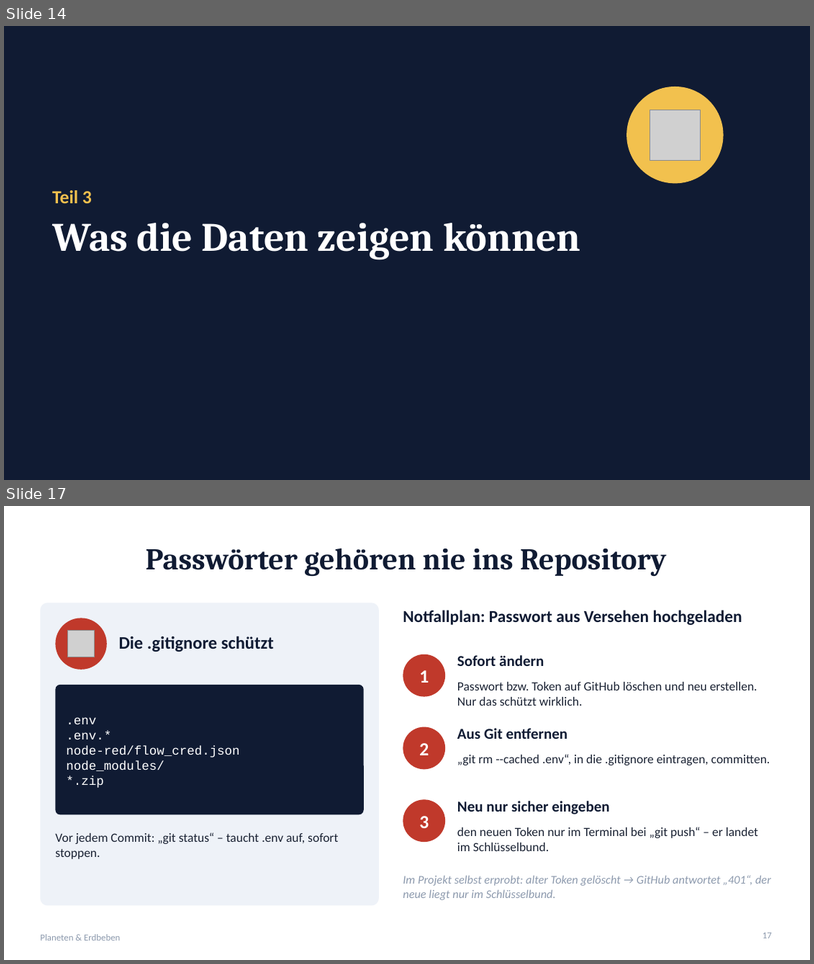
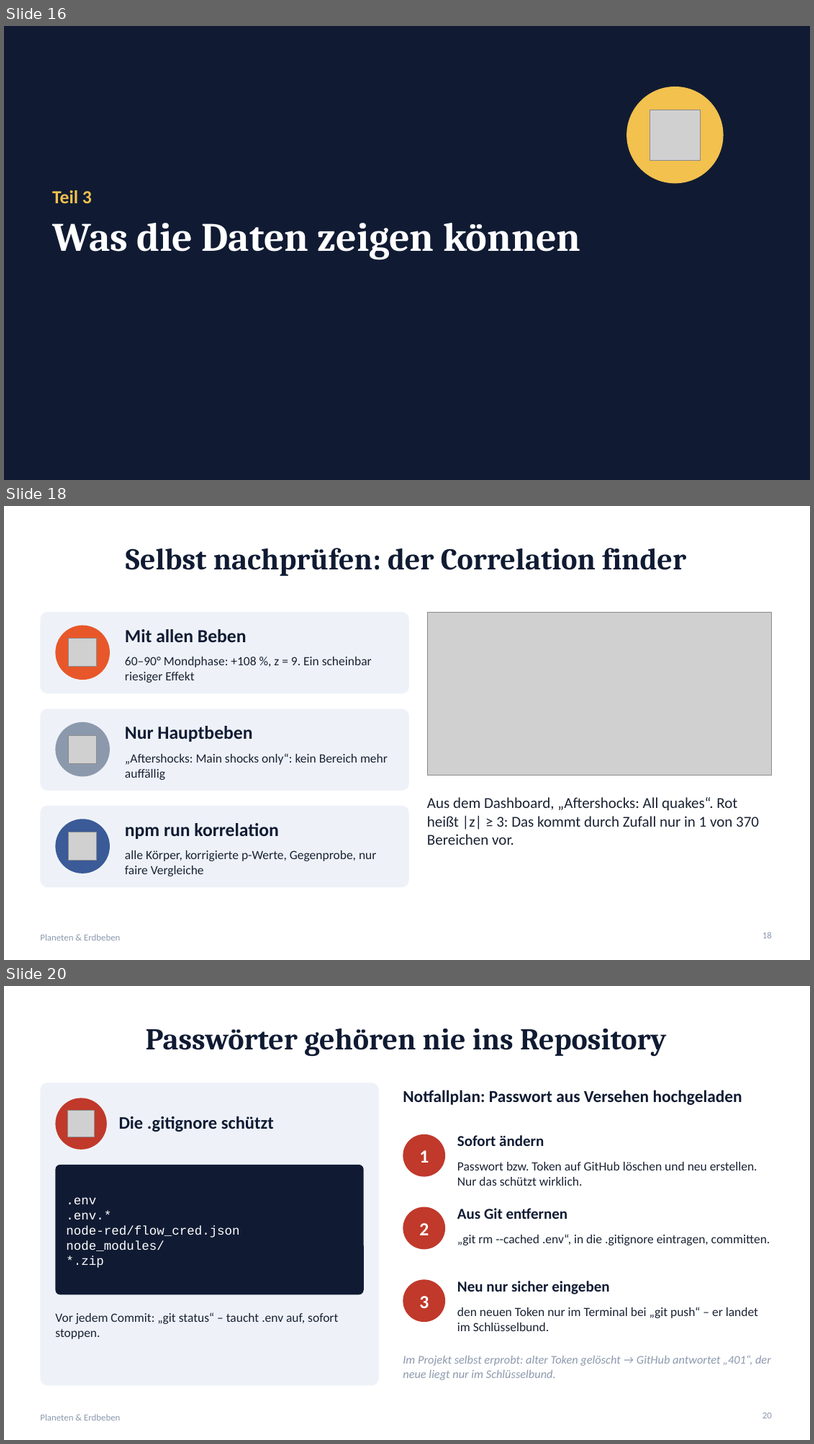
Before and after one commit to peaceeagle5/planeten-erdbeben, a slide deck: praesentation/Planeten-Erdbeben.pptx. Shown one above the other, each under a label of ours: slides 14 and 17 before the commit, slides 16, 18 and 20 after it; the slides between them are not shown. The pictures are 814x964 and 814x1444 pixels, drawn with LibreOffice and Linux fonts; fonts in the diff are those of the drawing; grey boxes stand for pictures. Boxes give left, top, right and bottom in pixels: in the first picture for what was removed or moved away, otherwise in the second. Text is boxed around its words. In the diff, an @@ line names an element or a change of style, - is before the commit and + after.

```diff
--- a/praesentation/Planeten-Erdbeben.pptx
+++ b/praesentation/Planeten-Erdbeben.pptx
@@ slide 18 added at (4,506,810,960), background #FFFFFF; not listed: 1 template element that a slide beside it also shows @@
@@ title added at (126,548,687,576), 36 pt, text #101B33, bold @@
+Selbst nachprüfen: der Correlation finder
@@ rounded rectangle added at (40,612,409,693), fill #EEF2F8 @@
@@ picture added at (427,612,772,775) @@
@@ ellipse added at (55,626,110,680), fill #E8572A @@
@@ text added at (125,629,247,642), 22 pt, text #101B33, bold @@
+Mit allen Beben
@@ picture added at (69,638,97,667) @@
@@ text added at (125,656,372,682), 15 pt, text #1A2233 @@
+60–90° Mondphase: +108 %, z = 9. Ein scheinbar riesiger Effekt
@@ rounded rectangle added at (40,708,409,790), fill #EEF2F8 @@
@@ ellipse added at (55,722,110,777), fill #8C99AD @@
@@ picture added at (69,735,97,764) @@
@@ text added at (125,726,252,741), 22 pt, text #101B33, bold @@
+Nur Hauptbeben
@@ text added at (125,753,388,780), 15 pt, text #1A2233 @@
+„Aftershocks: Main shocks only“: kein Bereich mehr auffällig
@@ rounded rectangle added at (40,806,409,887), fill #EEF2F8 @@
@@ text added at (427,797,759,844), 18 pt, text #1A2233 @@
+Aus dem Dashboard, „Aftershocks: All quakes“. Rot heißt |z| ≥ 3: Das kommt durch Zufall nur in 1 von 370 Bereichen vor.
@@ ellipse added at (55,818,110,873), fill #3A5A98 @@
@@ text added at (125,823,278,839), 22 pt, text #101B33, bold @@
+npm run korrelation
@@ picture added at (69,832,97,860) @@
@@ text added at (125,850,376,876), 15 pt, text #1A2233 @@
+alle Körper, korrigierte p-Werte, Gegenprobe, nur faire Vergleiche
@@ page number added at (763,932,772,938), 11 pt, text #8C99AD @@
+18
@@ what was slide 14 is now slide 16 @@
@@ what was slide 17 is now slide 20 @@
@@ page number at (763,1412,772,1418): text changed @@
-17
+20
```
Also in this commit, not shown: 4 slides changed, 2 other slides added, 5 other files.
